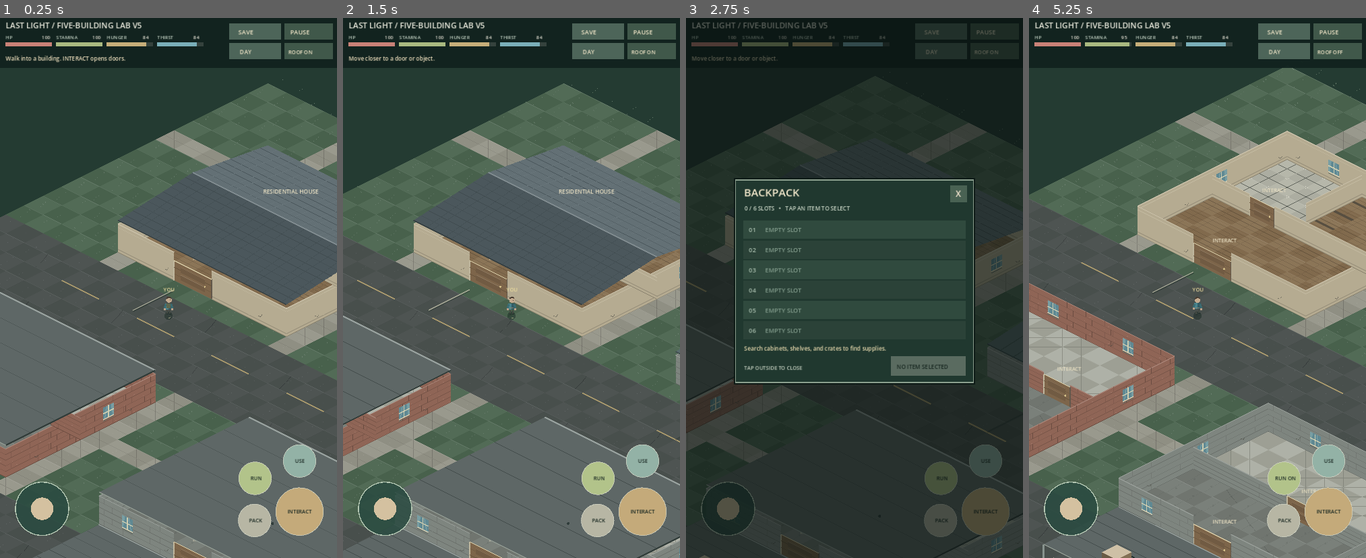
Above: before the commit, frames 1-4 (left to right).
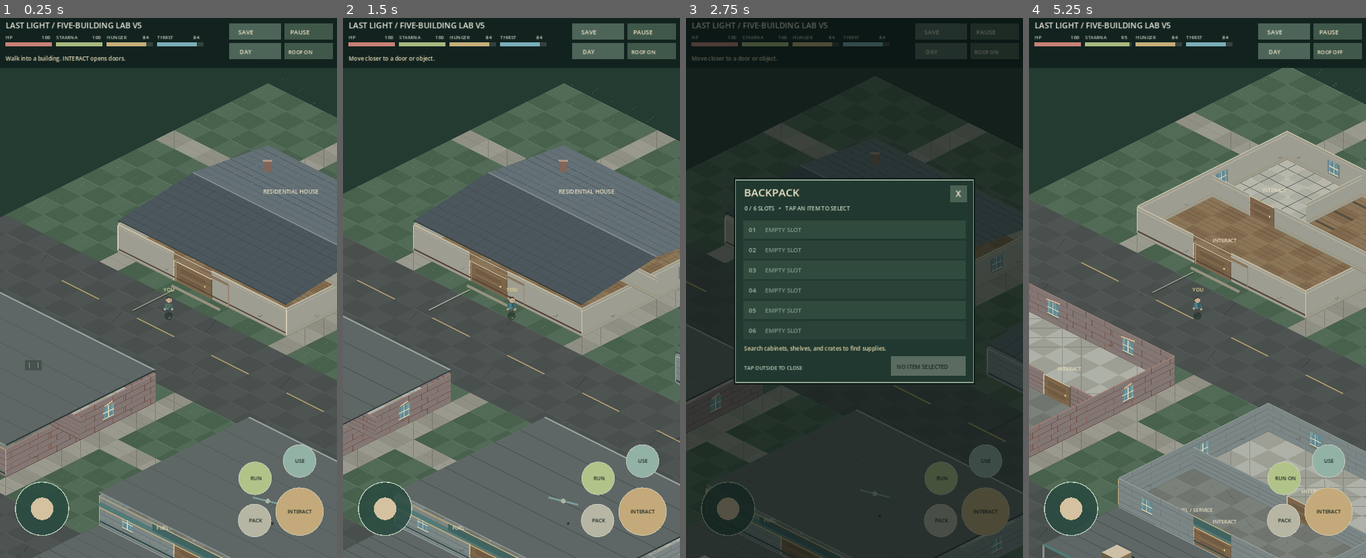
Above: after the commit, the same moments.

Repository: kalashgit/last-light-godot
Game: Godot game, scene res://scenes/five_building_material_lab.tscn
Two runs of this game, one before a commit and one after it. Both use one fixed random seed, a clock stepped at 60 frames per second and the inputs below. This scene is started directly instead of the project's main scene.
Inputs (mouse positions are in pixels of both pictures, inside the frame that each line leads up to):
- Up to frame 1 (0.25 s): no input
- Up to frame 2 (1.5 s): tap Enter at 0.5 s; move the mouse to (585, 261) at 0.52 s; hold Right (ui_right) 0.53-1.25 s; tap E at 0.6 s; click (585, 261) at 0.67 s; tap Space at 0.77 s; drag from (444, 315) to (494, 396) at 1.27 s
- Up to frame 3 (2.75 s): tap Space at 2 s; move the mouse to (888, 169) at 2.02 s; hold Right (ui_right) from 2.03 s (still down); tap I at 2.1 s
- Up to frame 4 (5.25 s): release Right (ui_right) at 2.75 s; drag from (1180, 396) to (1096, 207) at 2.77 s; tap Enter at 3.5 s; move the mouse to (1298, 369) at 3.52 s; hold Left (ui_left) 3.53-4.25 s; tap Shift at 3.6 s; tap Space at 3.77, 5 s; drag from (1096, 207) to (1146, 153) at 4.27 s; move the mouse to (1214, 288) at 5.02 s; hold Down (ui_down) from 5.03 s (still down); tap R at 5.1 s; click (1214, 288) at 5.17 s

The runs differ from the first frame. In frame 1, 3.2% of the frame differs, in the area x 0-86%, y 26-100%; in frame 2, 2.4%; in frame 3, 0.2%; in frame 4, 4.5%, in the area x 0-93%, y 26-100%.

Commit message:
Add original wall atlas and five archetype visual profiles

Diff:
--- a/assets/buildings/five_building_lab_v2.json
+++ b/assets/buildings/five_building_lab_v2.json
@@ -6,6 +6,7 @@
     {
       "id":"RESIDENTIAL HOUSE", "archetype_id":"house_small", "kit_id":"suburban", "origin":[0,0], "size":[9,8],
       "wall":"plaster_cream", "roof":"shingle_asphalt", "floor":"wood_oak",
+      "visual_style":{"profile":"home","accent":"8e775f","trim":"d9ceb6","sign":""},
       "floor_zones":[{"pos":[0,0],"size":[4,4],"material":"tile_ceramic"}],
       "partitions":[
         {"a":[4,0],"b":[4,3]}, {"a":[0,4],"b":[2,4]},
@@ -22,6 +23,7 @@
     {
       "id":"GARAGE / WORKSHOP", "archetype_id":"garage", "kit_id":"service", "origin":[14,0], "size":[9,8],
       "wall":"concrete_block", "roof":"standing_seam_metal", "floor":"concrete_stained",
+      "visual_style":{"profile":"workshop","accent":"476777","trim":"a8b9b8","sign":"SERVICE / REPAIRS"},
       "floor_zones":[],
       "partitions":[
         {"a":[0,3],"b":[3,3]}, {"kind":"door","a":[3,3],"b":[4.5,3],"label":"TOOL STORAGE"},
@@ -36,6 +38,7 @@
     {
       "id":"SMALL SHOP", "archetype_id":"grocery_store", "kit_id":"retail", "origin":[0,15], "size":[9,8],
       "wall":"brick_aged", "roof":"flat_membrane", "floor":"vinyl_check",
+      "visual_style":{"profile":"market","accent":"567e66","trim":"c9b68e","sign":"CORNER MARKET"},
       "floor_zones":[{"pos":[0,4],"size":[9,4],"material":"concrete_stained"}],
       "partitions":[
         {"a":[0,4],"b":[6,4],"material":"brick_aged"},
@@ -52,6 +55,7 @@
     {
       "id":"GAS STATION", "archetype_id":"gas_station", "kit_id":"retail", "origin":[14,15], "size":[10,8],
       "wall":"concrete_block", "roof":"flat_membrane", "floor":"vinyl_check",
+      "visual_style":{"profile":"fuel","accent":"527e7b","trim":"d2b57b","sign":"FUEL / SERVICE"},
       "floor_zones":[{"pos":[0,4],"size":[10,4],"material":"concrete_stained"}],
       "partitions":[
         {"a":[0,4],"b":[5,4]},
@@ -67,6 +71,7 @@
     {
       "id":"ABANDONED OUTPOST", "archetype_id":"checkpoint", "kit_id":"fortified", "origin":[29,3], "size":[11,9],
       "wall":"metal_panel", "roof":"standing_seam_metal", "floor":"concrete_stained",
+      "visual_style":{"profile":"outpost","accent":"5c705e","trim":"a9ae92","sign":"CHECKPOINT"},
       "floor_zones":[{"pos":[0,0],"size":[11,5],"material":"wood_oak"}],
       "partitions":[
         {"a":[0,5],"b":[4,5],"material":"metal_panel"},
--- /dev/null
+++ b/assets/materials/wall_kit_atlas_v1.metadata.json
@@ -0,0 +1,17 @@
+{
+  "schema_version": 1,
+  "asset_id": "ll-wall-kit-atlas-v1",
+  "status": "original candidate; device visual review pending",
+  "origin": "OpenAI built-in image generation, 2026-11-05",
+  "source_dimensions": [1254, 1254],
+  "game_dimensions": [512, 512],
+  "postprocess": "mechanically resampled to 512x512 and indexed to 192 colors for mobile",
+  "license_review": "Original generated material; no Project Zomboid assets copied",
+  "quadrants": {
+    "plaster_cream": [0, 0, 256, 256],
+    "brick_aged": [256, 0, 256, 256],
+    "concrete_block": [0, 256, 256, 256],
+    "metal_panel": [256, 256, 256, 256]
+  },
+  "prompt": "Produce a strict 2x2 orthographic, original isometric-game material swatch atlas: warm faded cream residential plaster in top left, muted aged terracotta brick masonry in top right, weathered grey concrete block in bottom left, and blue-grey galvanized corrugated metal in bottom right. Equal square quadrants divided exactly at the midpoint, no perspective, objects, borders, text, logos or watermarks. Low-contrast hand-painted stylized realism, repeatable coarse details readable on phones."
+}
--- a/scripts/building_material_renderer.gd
+++ b/scripts/building_material_renderer.gd
@@ -4,6 +4,15 @@
 ## CanvasItem.draw_* can be used by any 2D scene; caller owns camera/projection.
 ## One original compressed bitmap grain tile supplements the asphalt color geometry.
 const ASPHALT_GRAIN := preload("res://assets/materials/asphalt_grain_v1.png")
+const WALL_KIT_ATLAS := preload("res://assets/materials/wall_kit_atlas_v1.png")
+# One original mobile-sized atlas serves all five archetypes. Quadrants are
+# discrete material IDs; UVs are clamped inside each 256x256 swatch.
+const WALL_ATLAS_REGIONS := {
+ "plaster_cream": Rect2(0,0,256,256),
+ "brick_aged": Rect2(256,0,256,256),
+ "concrete_block": Rect2(0,256,256,256),
+ "metal_panel": Rect2(256,256,256,256)
+}
 const FLOOR_COLORS := {
  "wood_oak": Color("8a7051"),
  "tile_ceramic": Color("b8b8ab"),
@@ -89,6 +98,13 @@
  var top_b := b-Vector2(0,height)
  var base: Color = WALL_COLORS.get(material,Color("9b9b8c"))
  _poly(c,[a,b,top_b,top_a],base.darkened(.05 if weather==0 else .11))
+ if WALL_ATLAS_REGIONS.has(material):
+  var region: Rect2=WALL_ATLAS_REGIONS[material]
+  var min_uv:=region.position+Vector2(1,1)
+  var max_uv:=region.end-Vector2(1,1)
+  # Blend texture over existing wall colors: grout and silhouette remain clear.
+  var opacity:=.54 if material=="brick_aged" else .40 if material=="plaster_cream" else .43
+  c.draw_polygon(PackedVector2Array([a,b,top_b,top_a]),PackedColorArray([Color(1,1,1,opacity)]),PackedVector2Array([Vector2(min_uv.x,max_uv.y),max_uv,Vector2(max_uv.x,min_uv.y),min_uv]),WALL_KIT_ATLAS)
  c.draw_line(top_a,top_b,base.lightened(.17),1.5)
  if material=="concrete_block" or material=="brick_aged":
   for k in range(1,5):
@@ -161,6 +177,14 @@
  c.draw_line(lower_left.lerp(upper_left,.5),lower_right.lerp(upper_right,.5),Color("d5d3b5"),2)
  c.draw_line(lower_left,lower_right,Color("dbd4b7"),2)
  c.draw_line(lower_left+Vector2(0,3),lower_right+Vector2(0,3),Color("676e65"),1.5)
+ if material=="plaster_cream":
+  # Painted shutters visually distinguish suburban windows at mobile scale.
+  for edge in [left,right]:
+   c.draw_line(edge-Vector2(0,height*.30),edge-Vector2(0,height*.73),Color("70828a"),3)
+ elif material=="brick_aged":
+  c.draw_line(upper_left-Vector2(3,3),upper_right+Vector2(3,-3),Color("d5b896"),3)
+ elif material=="metal_panel":
+  c.draw_line(lower_left+Vector2(0,5),lower_right+Vector2(0,5),Color("869895"),3)
 
 static func roof(c: CanvasItem, a: Vector2, b: Vector2, d: Vector2, e: Vector2, material: String="shingle_asphalt") -> void:
  var color:=Color("58666c") if material=="shingle_asphalt" else Color("697e80")
--- a/scripts/five_building_material_lab.gd
+++ b/scripts/five_building_material_lab.gd
@@ -372,10 +372,105 @@
 func _draw_building(b: Dictionary) -> void:
  super._draw_building(b)
  if not _is_inside(b.bounds):
+  _draw_facade_style(b)
+  if show_roofs:
+   _draw_roof_style(b)
   return
  for fixture in fixtures:
   if (b.bounds as Rect2).has_point(fixture.position):
    _draw_fixture(fixture)
+
+func _style(b: Dictionary) -> Dictionary:
+ return recipes.get(String(b.name),{}).get("visual_style",{})
+
+func _draw_facade_style(b: Dictionary) -> void:
+ var style:=_style(b)
+ if style.is_empty():
+  return
+ var bounds: Rect2=b.bounds
+ var y:=bounds.end.y
+ var left:=bounds.position.x
+ var right:=bounds.end.x
+ var center:=(left+right)*.5
+ var accent:=Color(String(style.get("accent","647875")))
+ var trim:=Color(String(style.get("trim","c5c7b5")))
+ var profile:=String(style.get("profile",""))
+ # A foundation, fascia, and corner language shared by every kit; only
+ # appearance changes, never the structural collision or door segments.
+ draw_line(_screen(Vector2(left,y),7),_screen(Vector2(right,y),7),accent.darkened(.38),3)
+ draw_line(_screen(Vector2(left,y),58),_screen(Vector2(right,y),58),trim.darkened(.12),2)
+ for x in [left,right]:
+  draw_line(_screen(Vector2(x,y),4),_screen(Vector2(x,y),58),trim,2)
+ if profile=="home":
+  # Timber porch header and compact step identify the residence at roof-off.
+  draw_line(_screen(Vector2(center-1.4,y),48),_screen(Vector2(center+1.4,y),48),accent,5)
+  for x in [center-1.4,center+1.4]:
+   draw_line(_screen(Vector2(x,y),0),_screen(Vector2(x,y),48),accent.lightened(.12),2)
+  var step_a:=_screen(Vector2(center-1.3,y+.35))
+  var step_b:=_screen(Vector2(center+1.3,y+.35))
+  draw_line(step_a,step_b,Color("9a9481"),6)
+ elif profile=="workshop":
+  # Framed industrial bay, hazard threshold and workshop sign.
+  for x in [center-1.2,center+1.2]:
+   draw_line(_screen(Vector2(x,y),5),_screen(Vector2(x,y),55),accent,3)
+  draw_line(_screen(Vector2(center-1.2,y),12),_screen(Vector2(center+1.2,y),12),Color("bb9e60"),3)
+ elif profile=="market":
+  # Deep shop awning distinct from the raised house roof.
+  var awning_left:=_screen(Vector2(left+1.0,y),51)
+  var awning_right:=_screen(Vector2(right-1.0,y),51)
+  draw_line(awning_left,awning_right,accent,8)
+  draw_line(awning_left+Vector2(0,5),awning_right+Vector2(0,5),trim,2)
+ elif profile=="fuel":
+  draw_line(_screen(Vector2(left,y),43),_screen(Vector2(right,y),43),accent,8)
+  draw_line(_screen(Vector2(left,y),36),_screen(Vector2(right,y),36),trim,2)
+ elif profile=="outpost":
+  draw_line(_screen(Vector2(left,y),17),_screen(Vector2(right,y),17),Color("b09b64"),4)
+  for i in range(7):
+   var x:=lerpf(left+1,right-1,float(i)/6)
+   var p:=_screen(Vector2(x,y),17)
+   draw_line(p+Vector2(-3,-3),p+Vector2(3,3),Color("39443e"),1.3)
+ var sign:=String(style.get("sign",""))
+ if not sign.is_empty():
+  var a:=_screen(Vector2(center-2.15,y),59)
+  var c:=_screen(Vector2(center+2.15,y),59)
+  var btm_c:=_screen(Vector2(center+2.15,y),43)
+  var btm_a:=_screen(Vector2(center-2.15,y),43)
+  draw_colored_polygon(PackedVector2Array([a,c,btm_c,btm_a]),accent.darkened(.19))
+  draw_line(a,c,trim,2)
+  _text(sign,_screen(Vector2(center-1.95,y),49),11,Color("efe6c7"))
+
+func _draw_roof_style(b: Dictionary) -> void:
+ var style:=_style(b)
+ var profile:=String(style.get("profile",""))
+ var box: Rect2=b.bounds
+ var mid:=box.position+box.size*.5
+ var accent:=Color(String(style.get("accent","66756a")))
+ match profile:
+  "home":
+   # Short brick chimney emerging above the shingled roof.
+   var p:=_screen(box.position+Vector2(2,2),103)
+   draw_rect(Rect2(p-Vector2(8,12),Vector2(16,24)),Color("84675c"))
+   draw_line(p-Vector2(10,12),p+Vector2(10,-12),Color("b39b87"),4)
+  "workshop":
+   # Raised metal seams are inherited; roof vents give service identity.
+   for dx in [-1.8,1.8]:
+    var p:=_screen(mid+Vector2(dx,0),81)
+    draw_rect(Rect2(p-Vector2(14,5),Vector2(28,10)),accent.darkened(.22))
+    draw_line(p-Vector2(10,2),p+Vector2(10,-2),Color("a3b3b1"),2)
+  "market":
+   var p:=_screen(mid+Vector2(1,-1),69)
+   draw_rect(Rect2(p-Vector2(18,11),Vector2(36,22)),Color("48514d"))
+   for x in [-9.0,0.0,9.0]:
+    draw_line(p+Vector2(x,-6),p+Vector2(x,7),Color("8d9991"),1.2)
+  "fuel":
+   var p:=_screen(mid,69)
+   draw_line(p-Vector2(32,8),p+Vector2(32,8),accent.lightened(.25),4)
+   draw_circle(p,5,Color("b4b9a4"))
+  "outpost":
+   var p:=_screen(mid+Vector2(-1,-1),84)
+   draw_line(p,p-Vector2(0,43),Color("a5b2ab"),2)
+   draw_line(p-Vector2(14,36),p+Vector2(14,-36),Color("9daaa1"),2)
+   draw_circle(p-Vector2(0,43),3,Color("c4b074"))
 
 func _draw_default_furniture(_building: Dictionary) -> void:
  pass
@@ -415,6 +510,7 @@
   if _roof_occludes_player(building):
    var roof_height:=68.0
    Art.roof(self,_screen(box.position,roof_height),_screen(Vector2(box.end.x,box.position.y),roof_height),_screen(box.end,roof_height),_screen(Vector2(box.position.x,box.end.y),roof_height),String(building.roof))
+   _draw_roof_style(building)
   elif not show_roofs and not _is_inside(box):
    # Transparent-roof mode still needs the nearest external wall to mask
    # survivors standing behind it; the walkable interior remains unchanged.
@@ -445,6 +541,9 @@
   draw_line(_screen(world_p),_screen(world_p,59),Color("8b9591"),4)
  if not _under_canopy():
   Art.roof(self,_screen(canopy_start,59),_screen(Vector2(canopy_end.x,canopy_start.y),59),_screen(canopy_end,59),_screen(Vector2(canopy_start.x,canopy_end.y),59),"flat_membrane")
+  var fuel_accent:=Color(String(recipes.get("GAS STATION",{}).get("visual_style",{}).get("accent","527e7b")))
+  draw_line(_screen(Vector2(canopy_start.x,canopy_end.y),58),_screen(canopy_end,58),fuel_accent,5)
+  draw_line(_screen(Vector2(canopy_end.x,canopy_start.y),58),_screen(canopy_end,58),Color("d2b57b"),3)
  for fixture in exterior_props:
   _draw_fixture(fixture)
  for b in structures:
--- a/tests/five_building_lab.gd
+++ b/tests/five_building_lab.gd
@@ -28,6 +28,14 @@
  check(lab.ground_marks.size()==6,"six data-driven surface marks load")
  var material_texture: Texture2D=load("res://assets/materials/asphalt_grain_v1.png")
  check(material_texture!=null and material_texture.get_width()==128,"optimized original asphalt texture imports")
+ var wall_atlas: Texture2D=load("res://assets/materials/wall_kit_atlas_v1.png")
+ check(wall_atlas!=null and wall_atlas.get_width()==512 and wall_atlas.get_height()==512,"original four-material wall atlas imports at mobile size")
+ var visual_profiles: Dictionary={}
+ for recipe in lab.recipes.values():
+  var style: Dictionary=recipe.get("visual_style",{})
+  check(style.has("profile") and style.has("accent") and style.has("trim"),"building archetype has reusable facade style")
+  visual_profiles[String(style.get("profile",""))]=true
+ check(visual_profiles.size()==5,"all five buildings have distinctive visual profiles")
  var kinds: Dictionary={}
  for fixture in lab.fixtures+lab.exterior_props:
   kinds[String(fixture.kind)]=true
Binary file added: assets/materials/wall_kit_atlas_v1.png
Not shown, added: docs/checkpoints/FIVE_BUILDING_STYLE_V6.md
Not shown, changed: docs/checkpoints/INDEX.md
